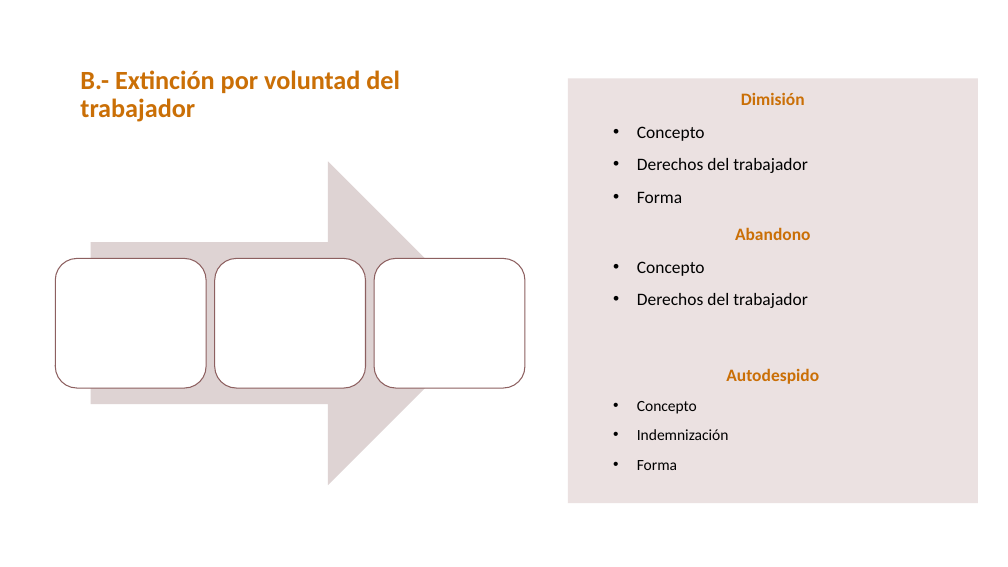
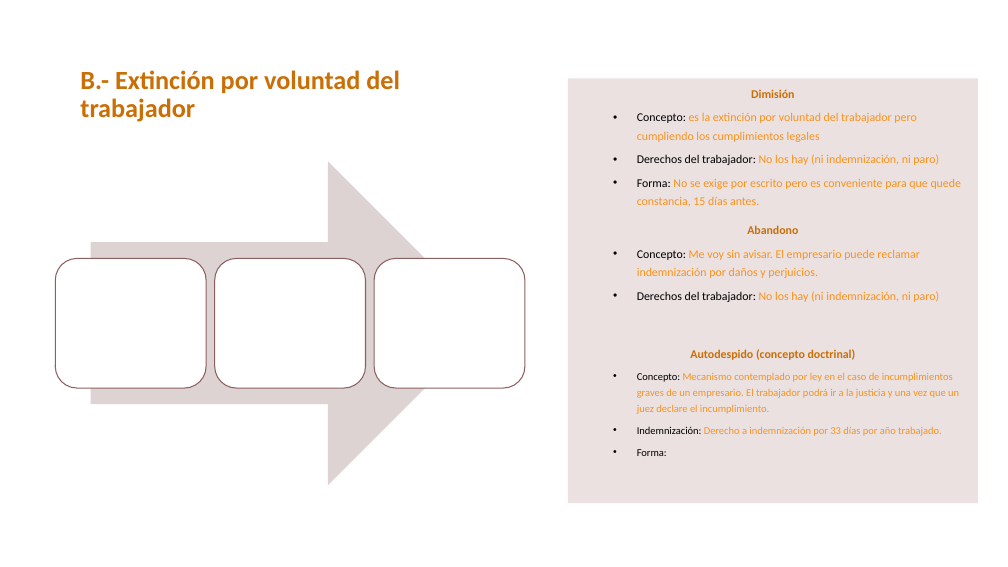
Before and after one commit to DiMaPaGa/daw1, a slide deck: slide 19 of PROGRAMACION/FOL/TEMA 3 FOL 2023 2024.pptx (slide 18 before the commit). Drawn at 1008x567 pixels with LibreOffice and Linux fonts; fonts in the diff are those of the drawing. Boxes give left, top, right and bottom in pixels: in the first picture for what was removed or moved away, otherwise in the second. Text is boxed around its words. In the diff, an @@ line names an element or a change of style, - is before the commit and + after.

```diff
--- a/PROGRAMACION/FOL/TEMA 3 FOL 2023 2024.pptx
+++ b/PROGRAMACION/FOL/TEMA 3 FOL 2023 2024.pptx
@@ text at (x1=747, y1=89, x2=798, y2=234): size 16.6 to 11.2 pt in "Dimisión", "Abandono" @@
@@ text at (x1=637, y1=112, x2=961, y2=206): text changed; size 16.6 to 11.2 pt; text colour #000000 to #F8931D @@
-  • Concepto
-  • Derechos del trabajador
-  • Forma
+  • Concepto: es la extinción por voluntad del trabajador pero cumpliendo los cumplimientos legales
+  • Derechos del trabajador: No los hay (ni indemnización, ni paro)
+  • Forma: No se exige por escrito pero es conveniente para que quede constancia, 15 días antes.
@@ text at (x1=637, y1=249, x2=959, y2=456): text changed; size 16.6 to 10 pt; text colour #000000 to #F8931D @@
-  • Concepto
-  • Derechos del trabajador
-Autodespido
-  • Concepto
-  • Indemnización
-  • Forma
+  • Concepto: Me voy sin avisar. El empresario puede reclamar indemnización por daños y perjuicios.
+  • Derechos del trabajador: No los hay (ni indemnización, ni paro)
+Autodespido (concepto doctrinal)
+  • Concepto: Mecanismo contemplado por ley en el caso de incumplimientos graves de un empresario. El trabajador podrá ir a la justicia y una vez que un juez declare el incumplimiento.
+  • Indemnización: Derecho a indemnización por 33 días por año trabajado.
+  • Forma:
```
Also in this commit, not shown: 6 other slides changed, 1 slide added, 3 other files.
